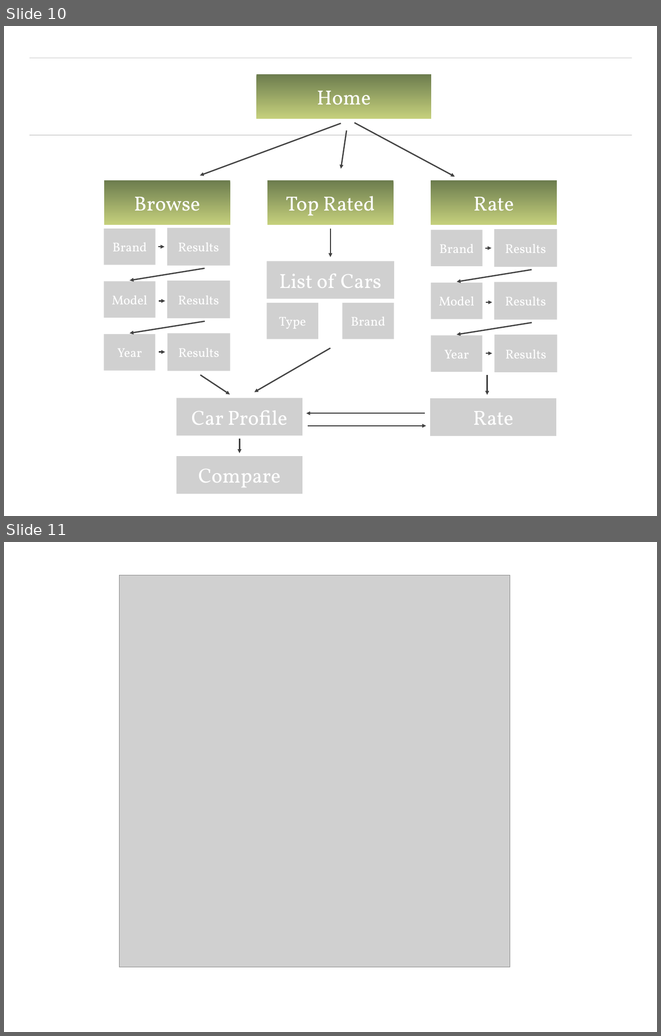
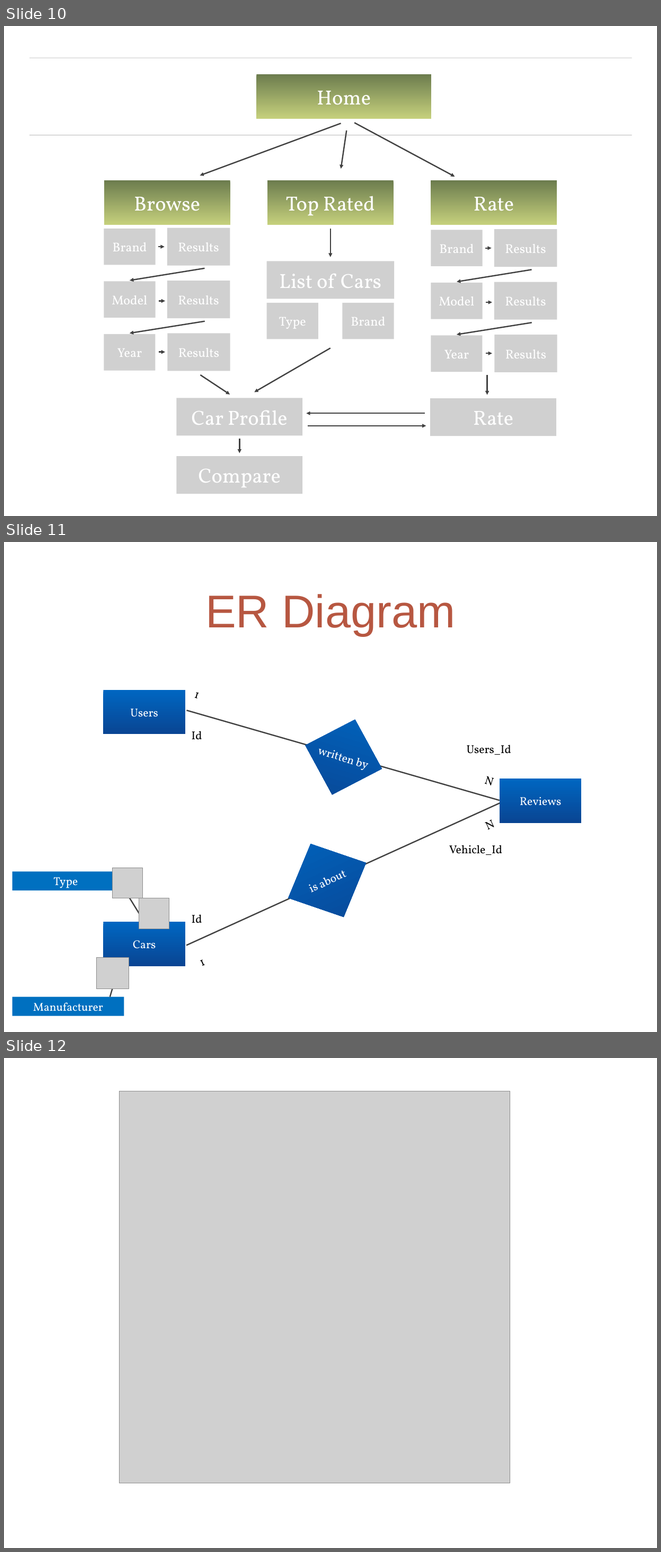
Before and after one commit to akoss/uog-wad2-mustached-ninja, a slide deck: specification/mustached-ninja(2).pptx. Shown one above the other, each under a label of ours: slides 10 and 11 before the commit, slides 10, 11 and 12 after it. The pictures are 661x1036 and 661x1552 pixels, drawn with LibreOffice and Linux fonts; fonts in the diff are those of the drawing; grey boxes stand for pictures; background and template pictures are left out. Boxes give left, top, right and bottom in pixels: in the first picture for what was removed or moved away, otherwise in the second. Text is boxed around its words. In the diff, an @@ line names an element or a change of style, - is before the commit and + after.

```diff
--- a/specification/mustached-ninja(2).pptx
+++ b/specification/mustached-ninja(2).pptx
@@ slide 11 added at (4,542,657,1032), background picture (left out) @@
@@ text added at (205,594,455,636), 72 pt, text #B75741 @@
+ER Diagram
@@ rectangle added at (103,690,185,734), fill gradient #0066C1 to #094593 @@
@@ text added at (194,692,198,698), 18 pt, text #000000 @@
+1
@@ text added at (130,708,158,717), 18 pt, text #FFFFFF @@
+Users
@@ line added from (187, 710) to (500, 800), #414141 2 pt @@
@@ freeform shape added at (294,708,393,806), fill gradient #0066C1 to #094593 @@
@@ text added at (192,731,202,739), 18 pt, text #000000 @@
+Id
@@ text added at (467,744,511,755), 18 pt, text #000000 @@
+Users_Id
@@ text added at (355,758,367,770), 18 pt, text #FFFFFF @@
+written by
@@ text added at (484,776,492,785), 18 pt, text #000000 @@
+N
@@ rectangle added at (500,778,582,823), fill gradient #0066C1 to #094593 @@
@@ line added from (186, 945) to (500, 803), #414141 2 pt @@
@@ text added at (520,797,561,805), 18 pt, text #FFFFFF @@
+Reviews
@@ freeform shape added at (272,826,383,934), fill gradient #0066C1 to #094593 @@
@@ text added at (487,819,495,830), 18 pt, text #000000 @@
+N
@@ text added at (449,845,502,855), 18 pt, text #000000 @@
+Vehicle_Id
@@ rectangle added at (12,871,119,891), fill #0070C0, 18 pt, text #FFFFFF @@
+Type
@@ picture added at (112,867,143,898) @@
@@ line added from (119, 881) to (144, 922), #414141 2 pt @@
@@ text added at (311,884,318,892), 18 pt, text #FFFFFF @@
+is about
@@ picture added at (139,898,169,928) @@
@@ rectangle added at (103,922,185,967), fill gradient #0066C1 to #094593 @@
@@ text added at (192,914,202,923), 18 pt, text #000000 @@
+Id
@@ text added at (133,940,156,949), 18 pt, text #FFFFFF @@
+Cars
@@ picture added at (96,958,129,989) @@
@@ line added from (110, 997) to (119, 966), #414141 2 pt @@
@@ text added at (202,959,206,966), 18 pt, text #000000 @@
+1
@@ rectangle added at (12,997,124,1016), fill #0070C0, 18 pt, text #FFFFFF @@
+Manufacturer
@@ text added at (122,988,126,994), 18 pt, text #000000 @@
+1
@@ what was slide 11 is now slide 12 @@
```
Also in this commit, not shown: 1 slide changed.
